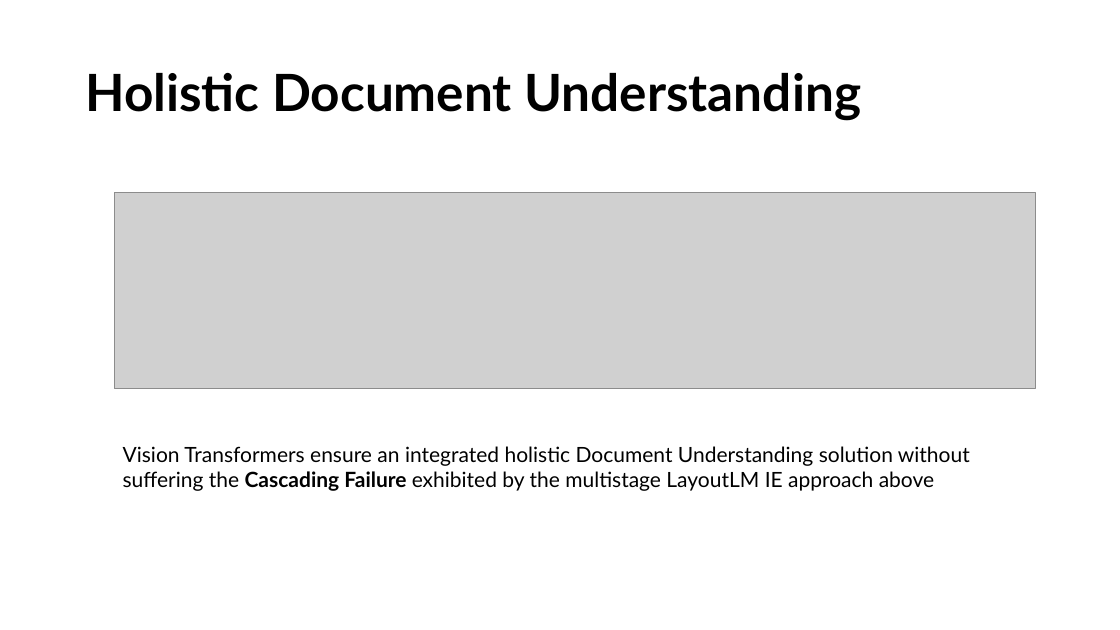
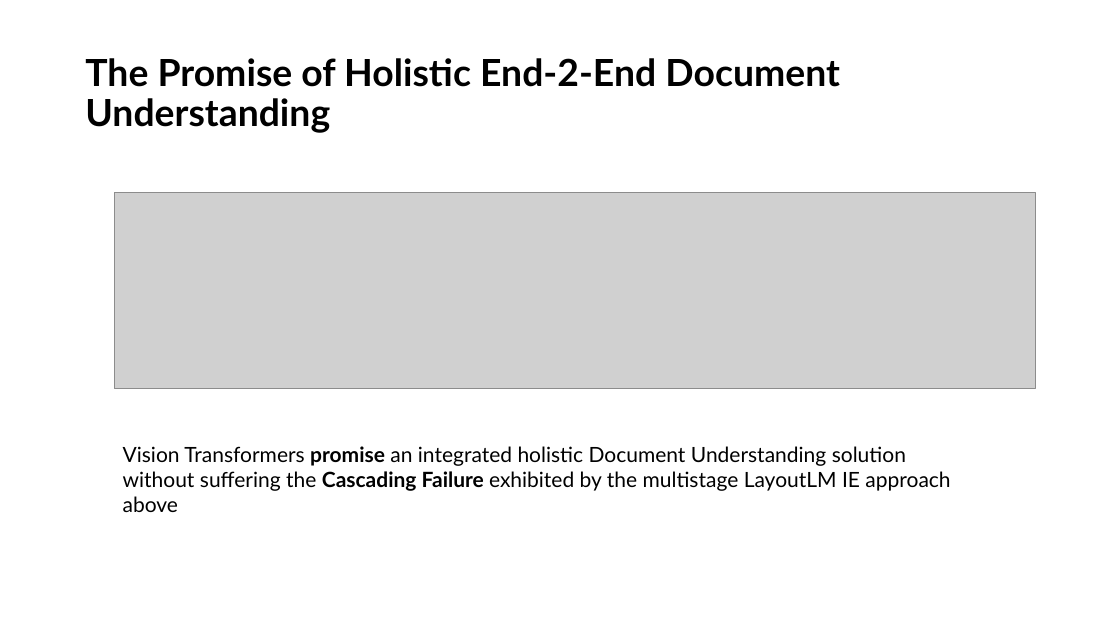
Before and after one commit to tmnestor/unified_vision_processor_minimal, a slide deck: slide 9 of presentation_materials/vision_transformers.pptx (slide 8 before the commit). Drawn at 1120x630 pixels with LibreOffice and Linux fonts; fonts in the diff are those of the drawing; grey boxes stand for pictures. Boxes give left, top, right and bottom in pixels: in the first picture for what was removed or moved away, otherwise in the second. Text is boxed around its words. In the diff, an @@ line names an element or a change of style, - is before the commit and + after.

```diff
--- a/presentation_materials/vision_transformers.pptx
+++ b/presentation_materials/vision_transformers.pptx
@@ title at box(85, 58, 840, 133): text changed; size 44 to 32 pt @@
-Holistic Document Understanding
+The Promise of Holistic End-2-End Document Understanding
@@ text at box(123, 446, 950, 491): text changed @@
-Vision Transformers ensure an integrated holistic Document Understanding solution without suffering the Cascading Failure exhibited by the multistage LayoutLM IE approach above
+Vision Transformers promise an integrated holistic Document Understanding solution without suffering the Cascading Failure exhibited by the multistage LayoutLM IE approach above
```
Also in this commit, not shown: 2 other slides changed, 14 slides added, 6 slides removed, 1 other file.
